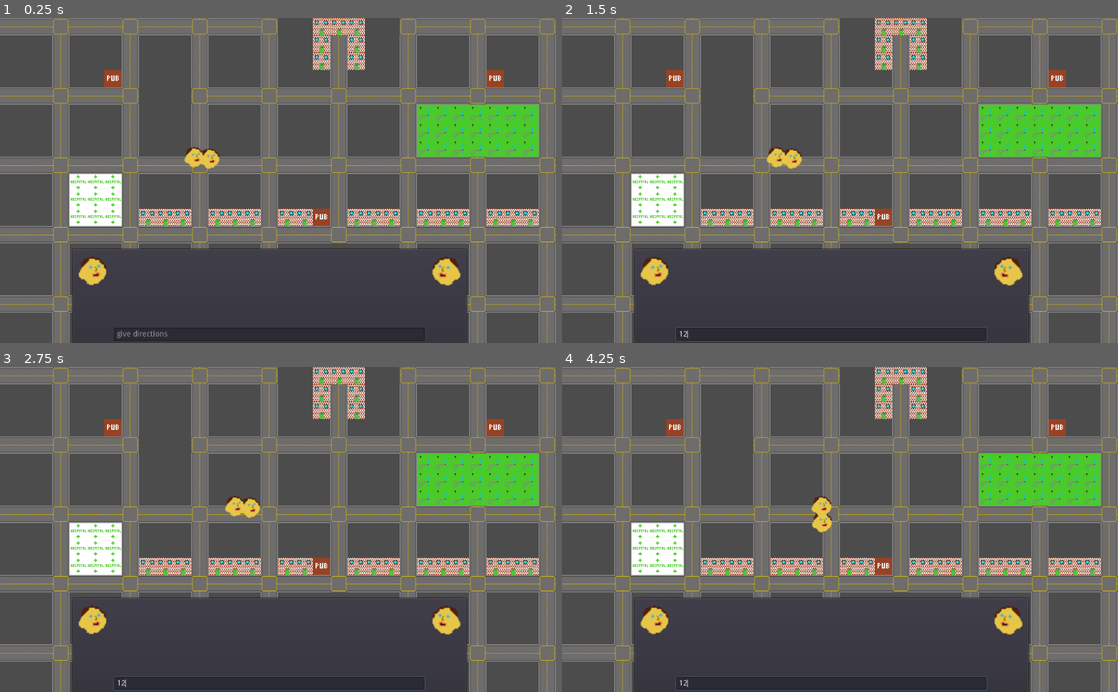
Above: before the commit, frames 1-4 (two rows, left to right).
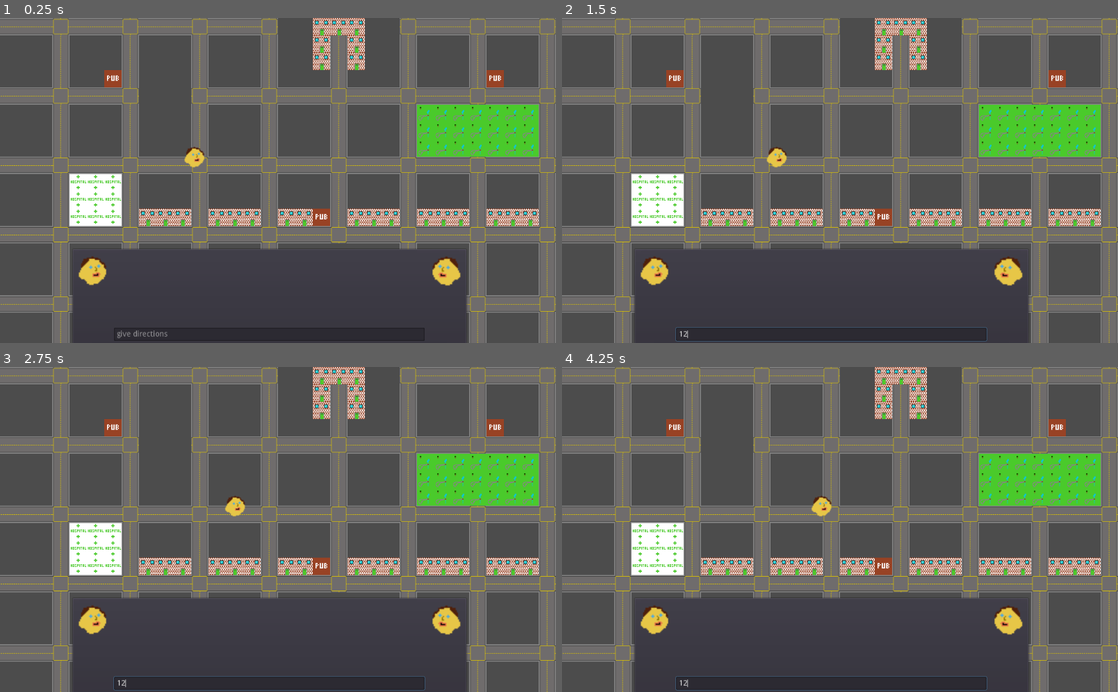
Above: after the commit, the same moments.

Repository: rikkiprince/ggj21-wfh-lost-and-found
Game: Godot game, scene res://TilemapTest.tscn
Two runs of this game, one before a commit and one after it. Both use one fixed random seed, a clock stepped at 60 frames per second and the inputs below.
Inputs (mouse positions are in pixels of both pictures, inside the frame that each line leads up to):
- Up to frame 1 (0.25 s): no input
- Up to frame 2 (1.5 s): click (828, 333) at 0.52 s; type "12" at 0.6 s
- Up to frame 3 (2.75 s): no input
- Up to frame 4 (4.25 s): no input

The runs differ from the first frame. In frame 1, 0.2% of the frame differs, in the area x 13-84%, y 39-91%; in frame 2, 0.2%; in frame 3, 0.2%; in frame 4, 0.2%, in the area x 13-84%, y 45-91%.

Commit message:
Remove statically placed tourist and conversation

Diff:
--- a/godot-project/TilemapTest.tscn
+++ b/godot-project/TilemapTest.tscn
@@ -1,8 +1,6 @@
-[gd_scene load_steps=7 format=2]
+[gd_scene load_steps=5 format=2]
 
 [ext_resource path="res://Lost and Found v0.1 tileset.png" type="Texture" id=1]
-[ext_resource path="res://ConversationPanel.tscn" type="PackedScene" id=2]
-[ext_resource path="res://Tourist.tscn" type="PackedScene" id=3]
 [ext_resource path="res://TileMap.gd" type="Script" id=4]
 [ext_resource path="res://Level1.gd" type="Script" id=5]
 
@@ -132,13 +130,3 @@
 __meta__ = {
 "_edit_lock_": true
 }
-
-[node name="Tourist1" parent="." instance=ExtResource( 3 )]
-position = Vector2( 379.856, 258.52 )
-list_of_directions = [ "south", "left", "straight" ]
-
-[node name="ConversationPanel" parent="." instance=ExtResource( 2 )]
-margin_left = 132.0
-margin_top = 425.0
-margin_right = 861.0
-margin_bottom = 603.0
